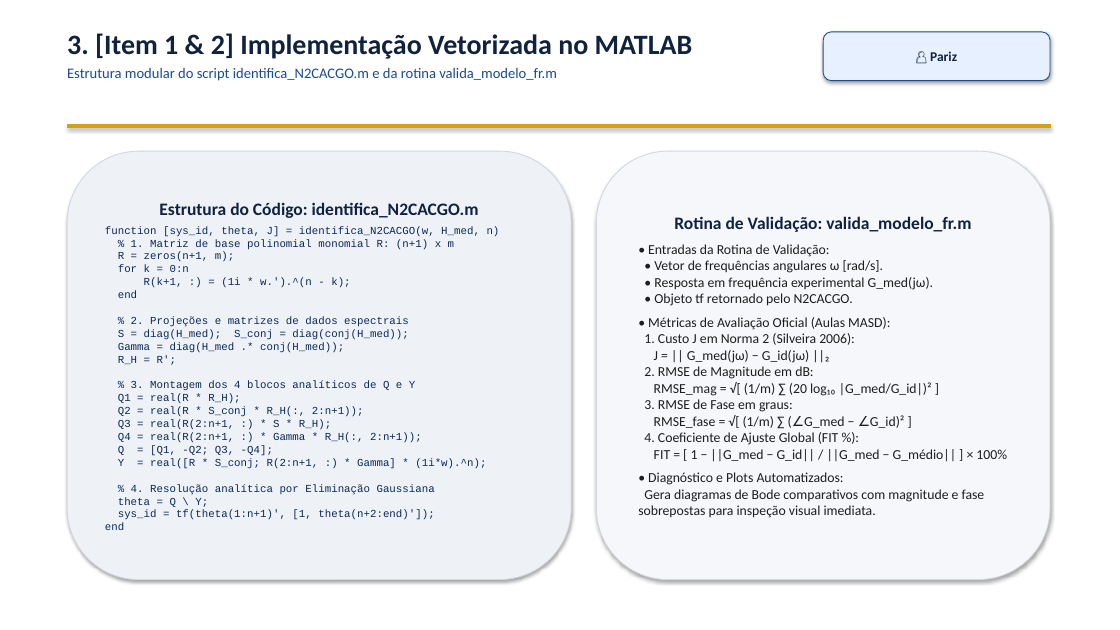
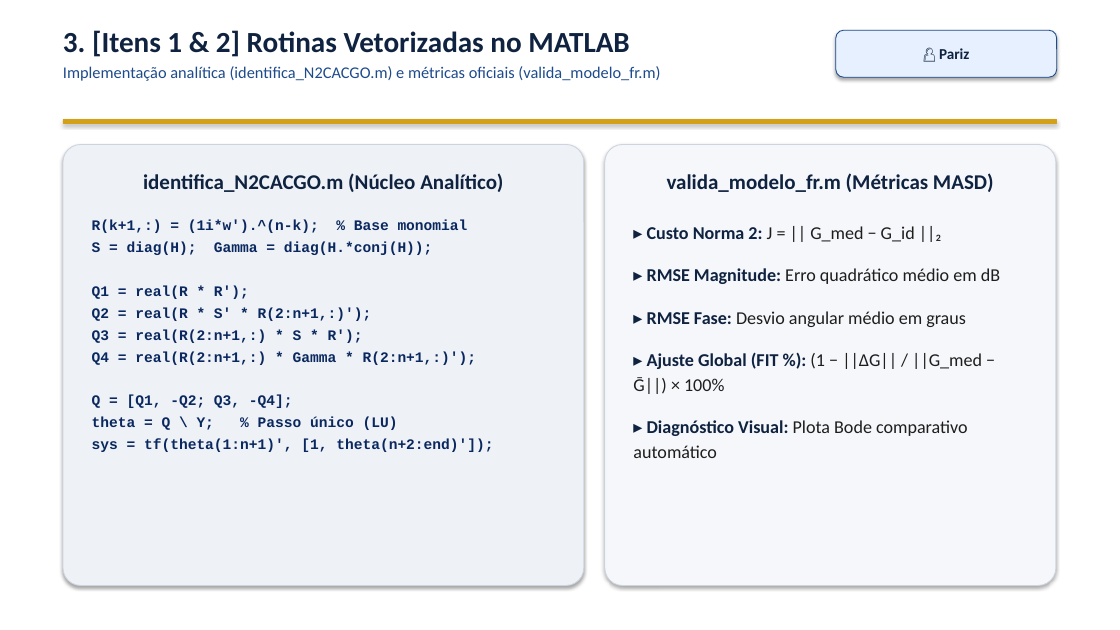
Before and after one commit to VPariz/masd-identificacao-n2cacgo, a slide deck: slide 4 of apresentacao/apresentacao_MASD_N2CACGO_IME.pptx. Drawn at 1120x630 pixels with LibreOffice and Linux fonts; fonts in the diff are those of the drawing. Boxes give left, top, right and bottom in pixels: in the first picture for what was removed or moved away, otherwise in the second. Text is boxed around its words. In the diff, an @@ line names an element or a change of style, - is before the commit and + after.

Commit message:
Improve slide readability, enlarge fonts, fix Simulink diagram, and add code validations to Pariz block

```diff
--- a/apresentacao/apresentacao_MASD_N2CACGO_IME.pptx
+++ b/apresentacao/apresentacao_MASD_N2CACGO_IME.pptx
@@ text at box(63, 30, 660, 81): text changed; size 12.5 to 14 pt @@
-3. [Item 1 & 2] Implementação Vetorizada no MATLAB
-Estrutura modular do script identifica_N2CACGO.m e da rotina valida_modelo_fr.m
+3. [Itens 1 & 2] Rotinas Vetorizadas no MATLAB
+Implementação analítica (identifica_N2CACGO.m) e métricas oficiais (valida_modelo_fr.m)
@@ rounded rectangle "👤 Pariz": place and size @@
-rounded rectangle "👤 Pariz" at box(823, 32, 1050, 81)
+rounded rectangle "👤 Pariz" at box(836, 30, 1057, 77)
@@ rounded rectangle "👤 Pariz" at box(836, 30, 1057, 77): size 11.5 to 13 pt @@
@@ rectangle: place and size @@
-rectangle at box(67, 124, 1050, 128)
+rectangle at box(63, 119, 1057, 123)
@@ rounded rectangle "identifica_N2CACGO.m (Núcleo Analítico)": place and size @@
-rounded rectangle "identifica_N2CACGO.m (Núcleo Analítico)" at box(67, 151, 571, 580)
+rounded rectangle "identifica_N2CACGO.m (Núcleo Analítico)" at box(63, 145, 584, 586)
@@ rounded rectangle "identifica_N2CACGO.m (Núcleo Analítico)" at box(63, 145, 584, 586): vertical alignment middle to top; outline #D2D7E1 0.75 pt to #CDD4E0 0.75 pt; proportions changed @@
@@ rounded rectangle "valida_modelo_fr.m (Métricas MASD)" at box(605, 145, 1056, 586): vertical alignment middle to top; outline #D2D7E1 0.75 pt to #CDD4E0 0.75 pt; proportions changed @@
@@ rounded rectangle "valida_modelo_fr.m (Métricas MASD)": place and size @@
-rounded rectangle "valida_modelo_fr.m (Métricas MASD)" at box(597, 151, 1050, 580)
+rounded rectangle "valida_modelo_fr.m (Métricas MASD)" at box(605, 145, 1056, 586)
@@ text in rounded rectangle at box(92, 173, 503, 452): text changed; size 9.2 to 12.5 pt; text colour #0A285A to #0A285F; bold on @@
-Estrutura do Código: identifica_N2CACGO.m
-function [sys_id, theta, J] = identifica_N2CACGO(w, H_med, n)
-% 1. Matriz de base polinomial monomial R: (n+1) x m
-R = zeros(n+1, m);
-for k = 0:n
-R(k+1, :) = (1i * w.').^(n - k);
-end
-% 2. Projeções e matrizes de dados espectrais
-S = diag(H_med); S_conj = diag(conj(H_med));
-Gamma = diag(H_med .* conj(H_med));
-R_H = R';
-% 3. Montagem dos 4 blocos analíticos de Q e Y
-Q1 = real(R * R_H);
-Q2 = real(R * S_conj * R_H(:, 2:n+1));
-Q3 = real(R(2:n+1, :) * S * R_H);
-Q4 = real(R(2:n+1, :) * Gamma * R_H(:, 2:n+1));
-Q = [Q1, -Q2; Q3, -Q4];
-Y = real([R * S_conj; R(2:n+1, :) * Gamma] * (1i*w).^n);
-% 4. Resolução analítica por Eliminação Gaussiana
-theta = Q \ Y;
-sys_id = tf(theta(1:n+1)', [1, theta(n+2:end)']);
-end
+identifica_N2CACGO.m (Núcleo Analítico)
+R(k+1,:) = (1i*w').^(n-k); % Base monomial
+S = diag(H); Gamma = diag(H.*conj(H));
+Q1 = real(R * R');
+Q2 = real(R * S' * R(2:n+1,:)');
+Q3 = real(R(2:n+1,:) * S * R');
+Q4 = real(R(2:n+1,:) * Gamma * R(2:n+1,:)');
+Q = [Q1, -Q2; Q3, -Q4];
+theta = Q \ Y; % Passo único (LU)
+sys = tf(theta(1:n+1)', [1, theta(n+2:end)']);
@@ text in rounded rectangle at box(633, 173, 1000, 458): text changed; size 11.8 to 15.5 pt @@
-Rotina de Validação: valida_modelo_fr.m
-• Entradas da Rotina de Validação:
-• Vetor de frequências angulares ω [rad/s].
-• Resposta em frequência experimental G_med(jω).
-• Objeto tf retornado pelo N2CACGO.
-• Métricas de Avaliação Oficial (Aulas MASD):
-1. Custo J em Norma 2 (Silveira 2006):
-J = || G_med(jω) − G_id(jω) ||₂
-2. RMSE de Magnitude em dB:
-RMSE_mag = √[ (1/m) ∑ (20 log₁₀ |G_med/G_id|)² ]
-3. RMSE de Fase em graus:
-RMSE_fase = √[ (1/m) ∑ (∠G_med − ∠G_id)² ]
-4. Coeficiente de Ajuste Global (FIT %):
-FIT = [ 1 − ||G_med − G_id|| / ||G_med − G_médio|| ] × 100%
-• Diagnóstico e Plots Automatizados:
-Gera diagramas de Bode comparativos com magnitude e fase sobrepostas para inspeção visual imediata.
+valida_modelo_fr.m (Métricas MASD)
+▸ Custo Norma 2: J = || G_med − G_id ||₂
+▸ RMSE Magnitude: Erro quadrático médio em dB
+▸ RMSE Fase: Desvio angular médio em graus
+▸ Ajuste Global (FIT %): (1 − ||ΔG|| / ||G_med − Ḡ||) × 100%
+▸ Diagnóstico Visual: Plota Bode comparativo automático
```
Also in this commit, not shown: 9 other slides changed, 4 slides added, 4 slides removed, 9 other files.
